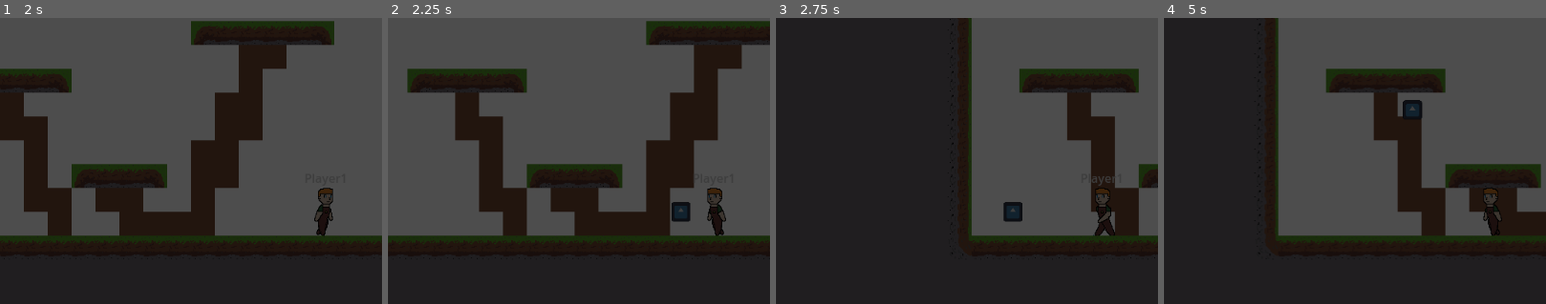
Above: before the commit, frames 1-4 (left to right).
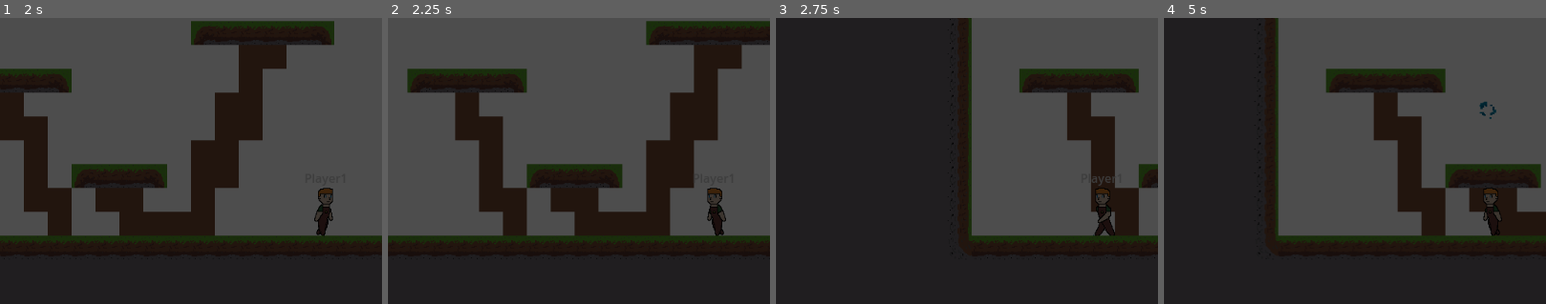
Above: after the commit, the same moments.

Repository: zac112/HeroFarmer
Game: Godot game, scene res://Assets/Farm/Farm.tscn
The game is run twice, just before and just after one commit, with the same random seed, the same clock (stepped at 60 frames per second) and the same inputs. This scene is started directly instead of the project's main scene. The engine's default icon, where the game draws it, is replaced by a stand-in: a white triangle on a blue panel in a dark square.
Inputs:
- Up to frame 1 (2 s): tap Enter at 0.5 s; hold Space (Farm_action) 0.53-1.28 s; hold D (Farm_right) from 0.53 s (still down); tap W (Farm_up) at 0.77, 1.52 s; tap Space (Farm_action) at 1.35 s
- Up to frame 2 (2.25 s): release D (Farm_right) at 2.03 s; hold A (Farm_left) from 2.03 s (still down); hold Space (Farm_action) from 2.03 s (still down)
- Up to frame 3 (2.75 s): keep holding A (Farm_left); keep holding Space (Farm_action)
- Up to frame 4 (5 s): release A (Farm_left) at 2.78 s; release Space (Farm_action) at 2.78 s; hold D (Farm_right) 2.78-4.28 s; tap Space (Farm_action) at 2.85, 4.35 s; tap W (Farm_up) at 3.02, 3.77, 4.52 s; hold Space (Farm_action) 3.53-4.28 s; hold A (Farm_left) from 4.28 s (still down)
The pictures show only the part of the screen within x 6-56%, y 12-62%; the shares and areas given below are measured in that part.

Frame 1 is identical in both runs. In frame 2, 0.3% of the frame differs, in the area x 74-80%, y 64-72%; in frame 3, 0.3%; in frame 4, 0.4%, in the area x 62-87%, y 28-36%.

Commit message:
Added UI for selecting seed

Diff:
--- a/Assets/Farm/Plot/Plant/Seeds/Carrot_seed.tres
+++ b/Assets/Farm/Plot/Plant/Seeds/Carrot_seed.tres
@@ -9,3 +9,4 @@
 seed_sprite = ExtResource("2_5n14j")
 growth_time = 1
 growth_stage = 0
+id = 0
--- a/Assets/Farm/Plot/Plant/Seeds/Seed.gd
+++ b/Assets/Farm/Plot/Plant/Seeds/Seed.gd
@@ -9,3 +9,5 @@
 @export var growth_time : int
 # How long seed has been growing
 @export var growth_stage : int
+# Id of the seed
+@export var id : int
--- a/Assets/Farm/Plot/Plant/Seeds/Turnip_seed.tres
+++ b/Assets/Farm/Plot/Plant/Seeds/Turnip_seed.tres
@@ -9,3 +9,4 @@
 seed_sprite = ExtResource("2_bl71u")
 growth_time = 3
 growth_stage = 0
+id = 1
--- a/Assets/Farm/Plot/Plot.gd
+++ b/Assets/Farm/Plot/Plot.gd
@@ -8,10 +8,20 @@
 @onready var harvest_seed_label = %Label2
 @onready var growth_stage_label = %Label3
 @onready var seed_sprite = %SeedSprite
+
 var seed : Seed
 @export var id : int
 
+@onready var display_seed_list = %ItemList
+
+var carrot_seed = load("res://Assets/Farm/Plot/Plant/Seeds/Carrot_seed.tres")
+var turnip_seed = load("res://Assets/Farm/Plot/Plant/Seeds/Turnip_seed.tres")
+var seed_list = [carrot_seed, turnip_seed]
+
+
 var ready_to_harvest := false
+
+var select_seed_id = -1
 
 # Harvest cooldown so player doesn't instantly plant a new plant
 var harvest_cooldown : float = 0.0
@@ -22,6 +32,7 @@
 
 # Called when the node enters the scene tree for the first time.
 func _ready():
+	add_seeds_from_inventory()
 	seed = FarmData.plot_list[id]
 	if seed:
 		seed.growth_stage += 1
@@ -30,15 +41,18 @@
 		if seed.growth_stage >= seed.growth_time:
 			ready_to_harvest = true
 
+func add_seeds_from_inventory():
+	for i in SeedInventory.inventory:
+		if i.quantity > 0:
+			display_seed_list.add_item(i.seed_name)
 
 # Called every frame. 'delta' is the elapsed time since the previous frame.
 func _process(delta):
 	harvest_cooldown -= delta
 	if player_in_range:
 		if Input.is_action_pressed("Farm_action"):
-			if !seed and harvest_cooldown <= 0:
-				var seeds = player.get_seeds()
-				plant_seed(seeds[0])
+			if !seed and harvest_cooldown <= 0 and select_seed_id != -1:
+				plant_seed(select_seed_id)
 			if ready_to_harvest:
 				harvest_plant()
 
@@ -46,6 +60,7 @@
 func _on_body_entered(body):
 	if !seed:
 		plant_seed_label.visible = true
+		display_seed_list.visible = true
 	elif ready_to_harvest:
 		harvest_seed_label.visible = true
 	else:
@@ -55,13 +70,19 @@
 
 func _on_body_exited(_body):
 	plant_seed_label.visible = false
+	display_seed_list.visible = false
 	harvest_seed_label.visible = false
 	growth_stage_label.visible = false
 	player_in_range = false
 
-func plant_seed(new_seed:Seed):
+func plant_seed(seed_id:int):
+	var new_seed = null
+	if seed_id != -1:
+		new_seed = seed_list[seed_id]
+
 	if new_seed:
 		plant_seed_label.visible = false
+		display_seed_list.visible = false
 		update_growth_label()
 		growth_stage_label.visible = true
 		seed_sprite.visible = true
@@ -84,7 +105,7 @@
 		FarmData.plot_list[id] = null
 
 func harvest_plant():
-	plant_seed(null)
+	plant_seed(-1)
 	harvest_seed_label.visible = false
 	ready_to_harvest = false
 	harvest_cooldown = 0.2
@@ -95,3 +116,7 @@
 func update_growth_label():
 	if seed:
 		growth_stage_label.text = "Growth stage: " + str(seed.growth_stage) + "/" + str(seed.growth_time)
+
+
+func _on_item_list_item_selected(index):
+	select_seed_id = SeedInventory.inventory[index].id
--- a/Assets/Farm/Plot/Plot.tscn
+++ b/Assets/Farm/Plot/Plot.tscn
@@ -47,5 +47,17 @@
 offset_bottom = -65.0
 text = "Growth stage: "
 
+[node name="ItemList" type="ItemList" parent="."]
+unique_name_in_owner = true
+visible = false
+custom_minimum_size = Vector2(20, 20)
+offset_left = -73.0
+offset_top = -235.0
+offset_right = 73.0
+offset_bottom = -105.0
+max_columns = 3
+metadata/_edit_use_anchors_ = true
+
 [connection signal="body_entered" from="." to="." method="_on_body_entered"]
 [connection signal="body_exited" from="." to="." method="_on_body_exited"]
+[connection signal="item_selected" from="ItemList" to="." method="_on_item_list_item_selected"]
--- a/Assets/Inventory/seed_inventory/carrot_seed.tres
+++ b/Assets/Inventory/seed_inventory/carrot_seed.tres
@@ -7,3 +7,4 @@
 script = ExtResource("1_kgd2r")
 seed_sprite = ExtResource("2_wqfiw")
 seed_name = "Carrot Seed"
+id = 0
--- a/Assets/Inventory/seed_inventory/seed_inventory.gd
+++ b/Assets/Inventory/seed_inventory/seed_inventory.gd
@@ -1,4 +1,5 @@
 extends Node
 
-@export var carrot_seed : SeedItem = load("res://Assets/Inventory/seed_inventory/carrot_seed.tres")
-var inventory = [carrot_seed]
+var carrot_seed : SeedItem = load("res://Assets/Inventory/seed_inventory/carrot_seed.tres")
+var turnip_seed : SeedItem = load("res://Assets/Inventory/seed_inventory/turnip_seed.tres")
+var inventory = [carrot_seed, turnip_seed]
--- a/Assets/Inventory/seed_inventory/seed_item.gd
+++ b/Assets/Inventory/seed_inventory/seed_item.gd
@@ -3,5 +3,6 @@
 extends Resource
 
 @export var seed_sprite:Texture2D
-var quantity : int = 0
+var quantity : int = 1
 @export var seed_name:String
+@export var id:int
--- /dev/null
+++ b/Assets/Inventory/seed_inventory/turnip_seed.tres
@@ -0,0 +1,10 @@
+[gd_resource type="Resource" script_class="SeedItem" load_steps=3 format=3 uid="uid://do50eq1j8xb5l"]
+
+[ext_resource type="Script" path="res://Assets/Inventory/seed_inventory/seed_item.gd" id="1_8w5ha"]
+[ext_resource type="Texture2D" uid="uid://c43uu0uviwmny" path="res://Assets/Farm/Background.png" id="2_pej20"]
+
+[resource]
+script = ExtResource("1_8w5ha")
+seed_sprite = ExtResource("2_pej20")
+seed_name = "Turnip Seed"
+id = 1
--- a/Assets/Player/Farm/Player_farm.gd
+++ b/Assets/Player/Farm/Player_farm.gd
@@ -3,12 +3,7 @@
 
 const SPEED = 300.0
 
-@export var carrot_seed : Seed
-var seed_inventory = []
 @onready var anim_player =  $Sprite2D
-
-func _ready():
-	seed_inventory.append(carrot_seed)
 
 func _physics_process(_delta):
 
@@ -34,6 +29,3 @@
 		velocity.y = move_toward(velocity.y, 0, SPEED)
 
 	move_and_slide()
-
-func get_seeds():
-	return seed_inventory
--- a/Assets/Player/Platform/particle.tscn
+++ b/Assets/Player/Platform/particle.tscn
@@ -5,7 +5,7 @@
 [ext_resource type="PackedScene" uid="uid://ciqkl5oiycy2g" path="res://Assets/Player/Platform/bullet_particle.tscn" id="3_5sqiq"]
 
 [sub_resource type="RectangleShape2D" id="RectangleShape2D_ix2kt"]
-size = Vector2(27, 26)
+size = Vector2(129, 125)
 
 [node name="Particle" type="Area2D"]
 collision_layer = 2
@@ -18,7 +18,7 @@
 texture = ExtResource("2_xrsva")
 
 [node name="CollisionShape2D" type="CollisionShape2D" parent="."]
-position = Vector2(-0.5, 0)
+position = Vector2(-0.5, -0.5)
 shape = SubResource("RectangleShape2D_ix2kt")
 
 [connection signal="body_entered" from="." to="." method="_on_body_entered"]
